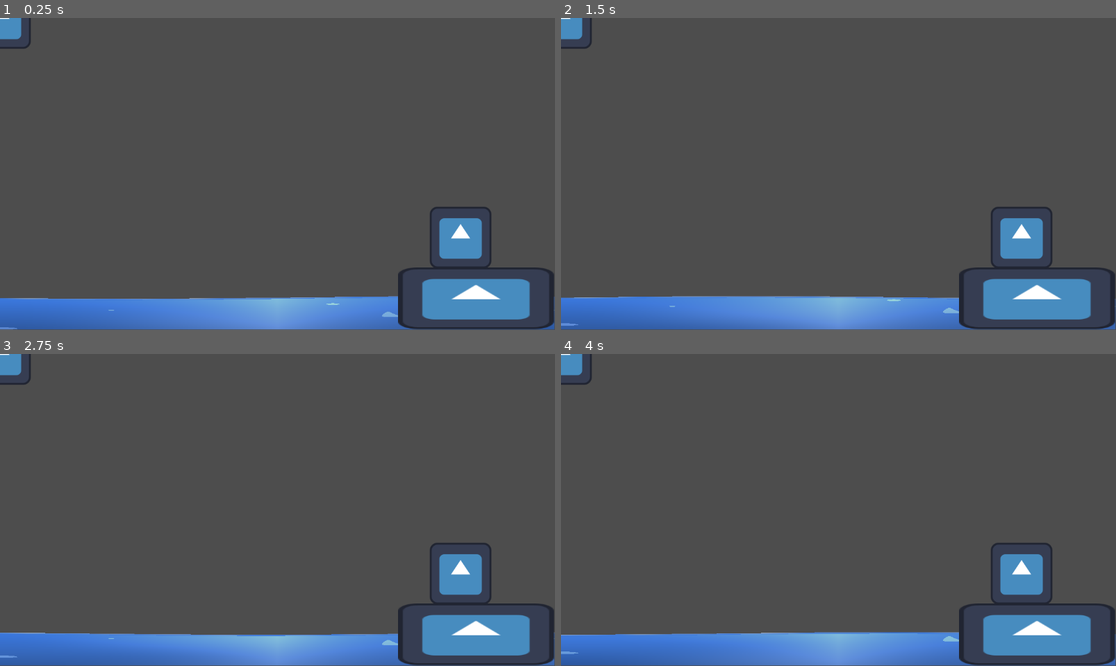
Above: before the commit, frames 1-4 (two rows, left to right).
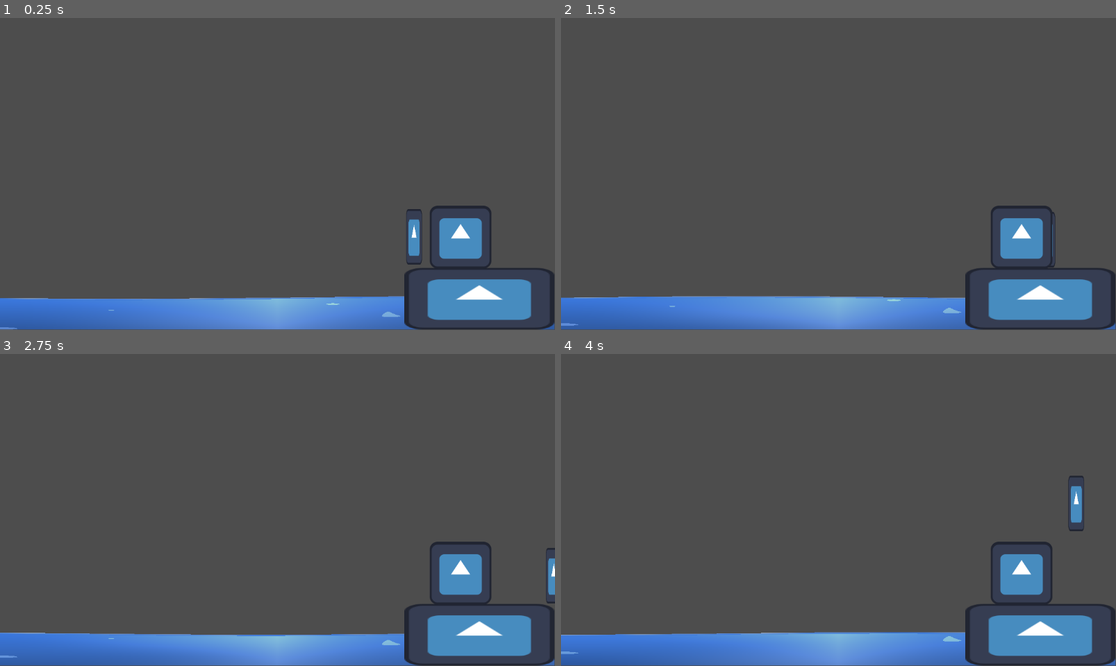
Above: after the commit, the same moments.

Repository: Jadiefication/Campfire-GameJam
Game: Godot game, scene res://scenes/base.tscn
Same seed, same stepped clock (60 frames per second), same inputs: the game is played once before the commit and once after it. The engine's default icon, where the game draws it, is replaced by a stand-in: a white triangle on a blue panel in a dark square.
Inputs:
- Up to frame 1 (0.25 s): no input
- Up to frame 2 (1.5 s): tap Enter at 0.5 s; hold Right (move_right, bound only after the commit) 0.53-1.28 s; hold S (move_down, bound only after the commit) from 1.28 s (still down)
- Up to frame 3 (2.75 s): tap Space at 2 s; release S (move_down, bound only after the commit) at 2.03 s; hold Right (move_right, bound only after the commit) from 2.03 s (still down)
- Up to frame 4 (4 s): release Right (move_right, bound only after the commit) at 2.78 s; hold W (move_up, bound only after the commit) 2.78-3.53 s; tap Enter at 3.5 s; hold A (move_left, bound only after the commit) from 3.53 s (still down)

The runs differ from the first frame. In frame 1, 1.6% of the frame differs, in the area x 0-100%, y 0-100%; in frame 2, 1.3%; in frame 3, 1.4%; in frame 4, 1.6%.

Commit message:
chore: player

Diff:
--- a/project.godot
+++ b/project.godot
@@ -21,6 +21,30 @@
 "deadzone": 0.2,
 "events": []
 }
+move_right={
+"deadzone": 0.2,
+"events": [Object(InputEventKey,"resource_local_to_scene":false,"resource_name":"","device":-1,"window_id":0,"alt_pressed":false,"shift_pressed":false,"ctrl_pressed":false,"meta_pressed":false,"pressed":false,"keycode":0,"physical_keycode":4194321,"key_label":0,"unicode":0,"location":0,"echo":false,"script":null)
+, Object(InputEventKey,"resource_local_to_scene":false,"resource_name":"","device":-1,"window_id":0,"alt_pressed":false,"shift_pressed":false,"ctrl_pressed":false,"meta_pressed":false,"pressed":false,"keycode":0,"physical_keycode":68,"key_label":0,"unicode":100,"location":0,"echo":false,"script":null)
+]
+}
+move_left={
+"deadzone": 0.2,
+"events": [Object(InputEventKey,"resource_local_to_scene":false,"resource_name":"","device":-1,"window_id":0,"alt_pressed":false,"shift_pressed":false,"ctrl_pressed":false,"meta_pressed":false,"pressed":false,"keycode":0,"physical_keycode":65,"key_label":0,"unicode":97,"location":0,"echo":false,"script":null)
+, Object(InputEventKey,"resource_local_to_scene":false,"resource_name":"","device":-1,"window_id":0,"alt_pressed":false,"shift_pressed":false,"ctrl_pressed":false,"meta_pressed":false,"pressed":false,"keycode":0,"physical_keycode":4194319,"key_label":0,"unicode":0,"location":0,"echo":false,"script":null)
+]
+}
+move_up={
+"deadzone": 0.2,
+"events": [Object(InputEventKey,"resource_local_to_scene":false,"resource_name":"","device":-1,"window_id":0,"alt_pressed":false,"shift_pressed":false,"ctrl_pressed":false,"meta_pressed":false,"pressed":false,"keycode":0,"physical_keycode":87,"key_label":0,"unicode":119,"location":0,"echo":false,"script":null)
+, Object(InputEventKey,"resource_local_to_scene":false,"resource_name":"","device":-1,"window_id":0,"alt_pressed":false,"shift_pressed":false,"ctrl_pressed":false,"meta_pressed":false,"pressed":false,"keycode":0,"physical_keycode":4194320,"key_label":0,"unicode":0,"location":0,"echo":false,"script":null)
+]
+}
+move_down={
+"deadzone": 0.2,
+"events": [Object(InputEventKey,"resource_local_to_scene":false,"resource_name":"","device":-1,"window_id":0,"alt_pressed":false,"shift_pressed":false,"ctrl_pressed":false,"meta_pressed":false,"pressed":false,"keycode":0,"physical_keycode":83,"key_label":0,"unicode":115,"location":0,"echo":false,"script":null)
+, Object(InputEventKey,"resource_local_to_scene":false,"resource_name":"","device":-1,"window_id":0,"alt_pressed":false,"shift_pressed":false,"ctrl_pressed":false,"meta_pressed":false,"pressed":false,"keycode":0,"physical_keycode":4194322,"key_label":0,"unicode":0,"location":0,"echo":false,"script":null)
+]
+}
 
 [physics]
 
--- a/scenes/base.tscn
+++ b/scenes/base.tscn
@@ -2,7 +2,8 @@
 
 [ext_resource type="Shader" uid="uid://xt2jid722gi3" path="res://shaders/wave.gdshader" id="1_pvqg0"]
 [ext_resource type="Texture2D" uid="uid://d0285k5iabi3g" path="res://icon.svg" id="2_baglu"]
-[ext_resource type="PackedScene" path="res://scenes/rope.tscn" id="3_t45w4"]
+[ext_resource type="PackedScene" uid="uid://bk8vlqanbro6t" path="res://scenes/rope.tscn" id="3_t45w4"]
+[ext_resource type="PackedScene" uid="uid://c1v7a5htiqcsp" path="res://scenes/player.tscn" id="4_h5ip5"]
 
 [sub_resource type="RectangleShape2D" id="RectangleShape2D_baglu"]
 size = Vector2(1147, 20)
@@ -23,9 +24,12 @@
 shader_parameter/bubble_scale = 10.0
 shader_parameter/bubble_speed = 0.5
 
-[node name="Node2D" type="Node2D" unique_id=2036010790]
+[sub_resource type="RectangleShape2D" id="RectangleShape2D_h5ip5"]
+size = Vector2(313, 129)
 
-[node name="TextureRect" type="TextureRect" parent="." unique_id=1107784584]
+[node name="Node2D2" type="Node2D" unique_id=2036010790]
+
+[node name="Background" type="TextureRect" parent="." unique_id=1107784584]
 offset_right = 1152.0
 offset_bottom = 650.0
 
@@ -44,13 +48,25 @@
 texture = ExtResource("2_baglu")
 
 [node name="fish_spawner" parent="." unique_id=642292370 instance=ExtResource("3_t45w4")]
+position = Vector2(294, -105)
 
-[node name="Island" type="TextureRect" parent="." unique_id=541191371]
-offset_left = 826.0
-offset_top = 518.0
-offset_right = 1150.0
-offset_bottom = 646.0
+[node name="Node2D" parent="." unique_id=2004282778 instance=ExtResource("3_t45w4")]
+position = Vector2(956, 454)
+
+[node name="Player" parent="." unique_id=1636654684 instance=ExtResource("4_h5ip5")]
+position = Vector2(860, 479)
+
+[node name="StaticBody2D" type="StaticBody2D" parent="." unique_id=2020899278]
+position = Vector2(129, 110)
+
+[node name="CollisionShape2D" type="CollisionShape2D" parent="StaticBody2D" unique_id=1236478400]
+position = Vector2(865.5, 472.5)
+shape = SubResource("RectangleShape2D_h5ip5")
+
+[node name="Sprite2D" type="Sprite2D" parent="StaticBody2D" unique_id=682509802]
+position = Vector2(866, 473)
+scale = Vector2(2.4375, 1)
 texture = ExtResource("2_baglu")
 
-[node name="oxygen_tank" parent="." unique_id=2004282778 instance=ExtResource("3_t45w4")]
+[node name="oxygen_tank" parent="." unique_id=1640028717 instance=ExtResource("3_t45w4")]
 position = Vector2(956, 456)
--- /dev/null
+++ b/scenes/player.tscn
@@ -0,0 +1,21 @@
+[gd_scene format=3 uid="uid://c1v7a5htiqcsp"]
+
+[ext_resource type="Texture2D" uid="uid://d0285k5iabi3g" path="res://icon.svg" id="1_3vyb7"]
+[ext_resource type="Script" uid="uid://dcgqdrf0a2e8b" path="res://scripts/player.gd" id="1_g2els"]
+
+[sub_resource type="RectangleShape2D" id="RectangleShape2D_g2els"]
+size = Vector2(33, 115)
+
+[node name="CharacterBody2D" type="CharacterBody2D" unique_id=614309881]
+script = ExtResource("1_g2els")
+
+[node name="Sprite2D" type="Sprite2D" parent="." unique_id=1958898317]
+position = Vector2(-0.49999905, -24.499998)
+scale = Vector2(0.2578125, 0.8984375)
+texture = ExtResource("1_3vyb7")
+
+[node name="CollisionShape2D" type="CollisionShape2D" parent="." unique_id=862562871]
+position = Vector2(-0.5, -24.5)
+shape = SubResource("RectangleShape2D_g2els")
+
+[node name="Node2D" type="Node2D" parent="." unique_id=1636654684]
--- /dev/null
+++ b/scripts/player.gd
@@ -0,0 +1,18 @@
+extends CharacterBody2D
+
+@export var speed = 200
+
+func _physics_process(delta):
+	velocity = Vector2.ZERO
+
+	if Input.is_action_pressed("move_right"):
+		velocity.x += 1
+	if Input.is_action_pressed("move_left"):
+		velocity.x -= 1
+	if Input.is_action_pressed("move_down"):
+		velocity.y += 1
+	if Input.is_action_pressed("move_up"):
+		velocity.y -= 1
+
+	velocity = velocity.normalized() * speed
+	move_and_slide()
Not shown, added: export_presets.cfg
Not shown, added: scripts/player.gd.uid
